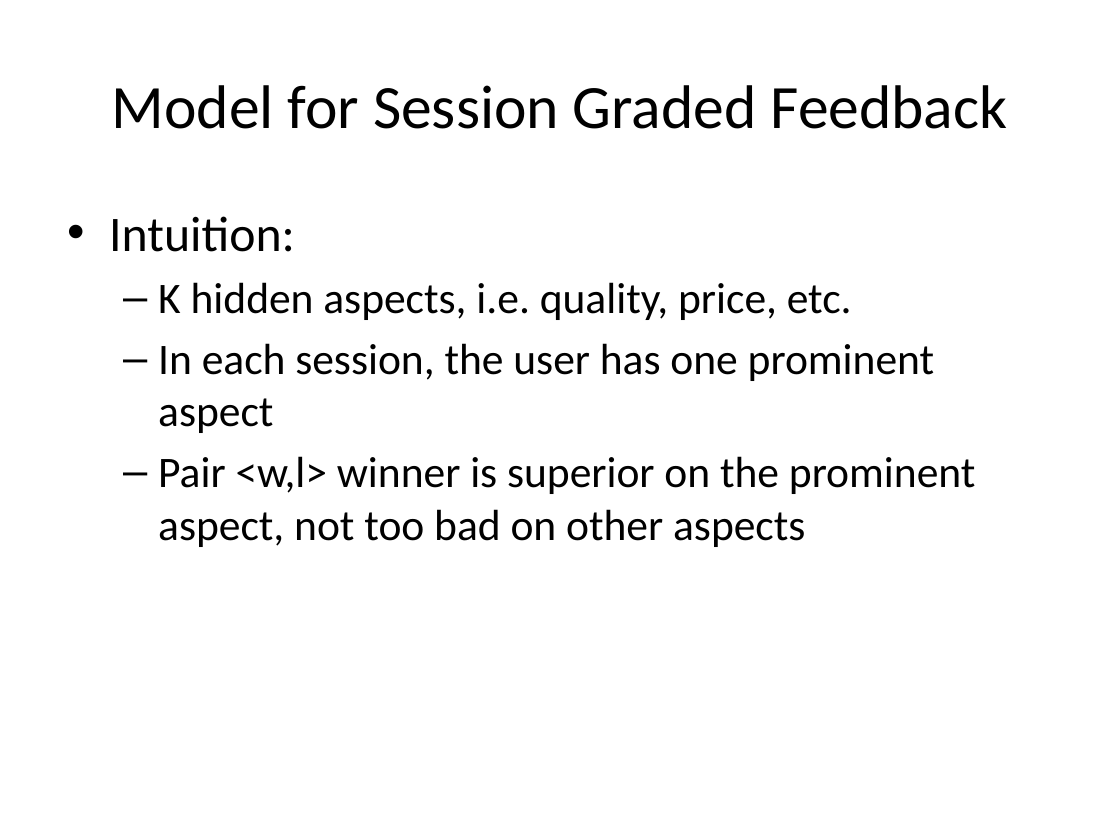
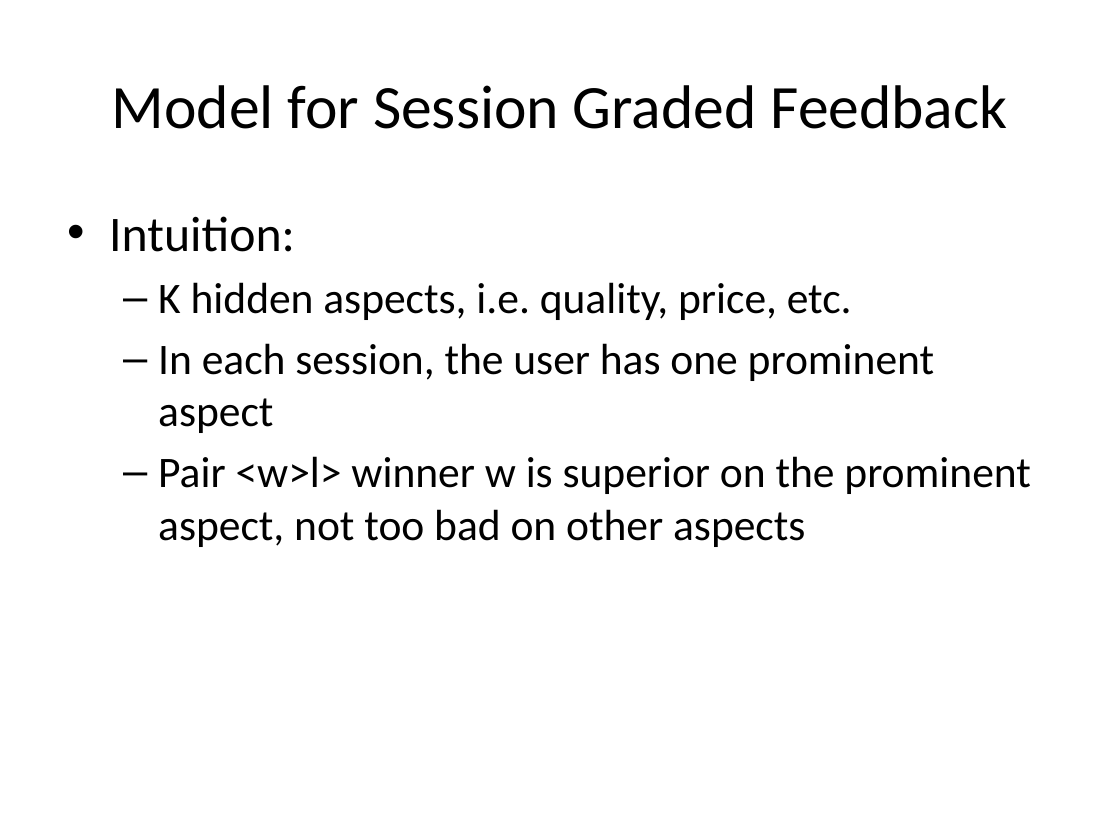
Before and after one commit to cheyennelin/0Psychological, a slide deck: slide 8 of Non Compensatory Recommendation.pptx. Drawn at 1120x840 pixels with LibreOffice and Linux fonts; fonts in the diff are those of the drawing. Boxes give left, top, right and bottom in pixels: in the first picture for what was removed or moved away, otherwise in the second. Text is boxed around its words. In the diff, an @@ line names an element or a change of style, - is before the commit and + after.

```diff
--- a/Non Compensatory Recommendation.pptx
+++ b/Non Compensatory Recommendation.pptx
@@ text at bbox=[158, 456, 1030, 547]: text changed @@
-  – Pair <w,l> winner is superior on the prominent aspect, not too bad on other aspects
+  – Pair <w>l> winner w is superior on the prominent aspect, not too bad on other aspects
```
Also in this commit, not shown: 1 other slide changed, 6 other files.
